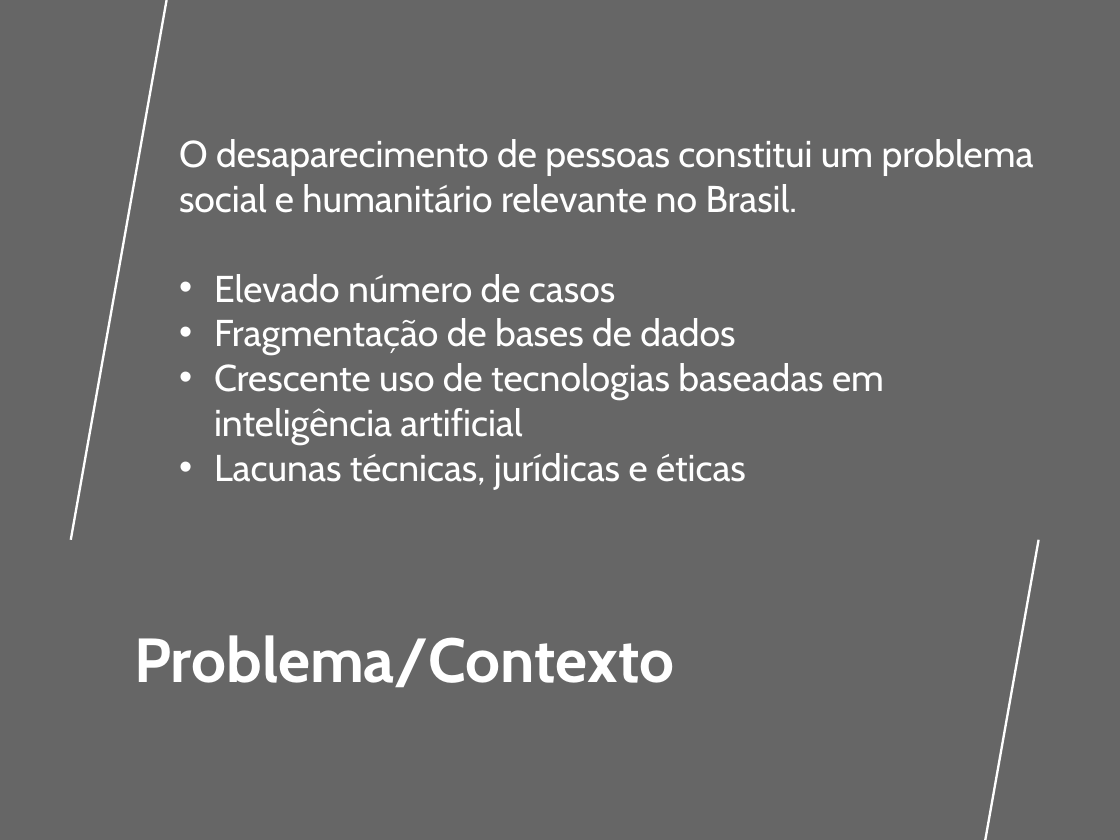
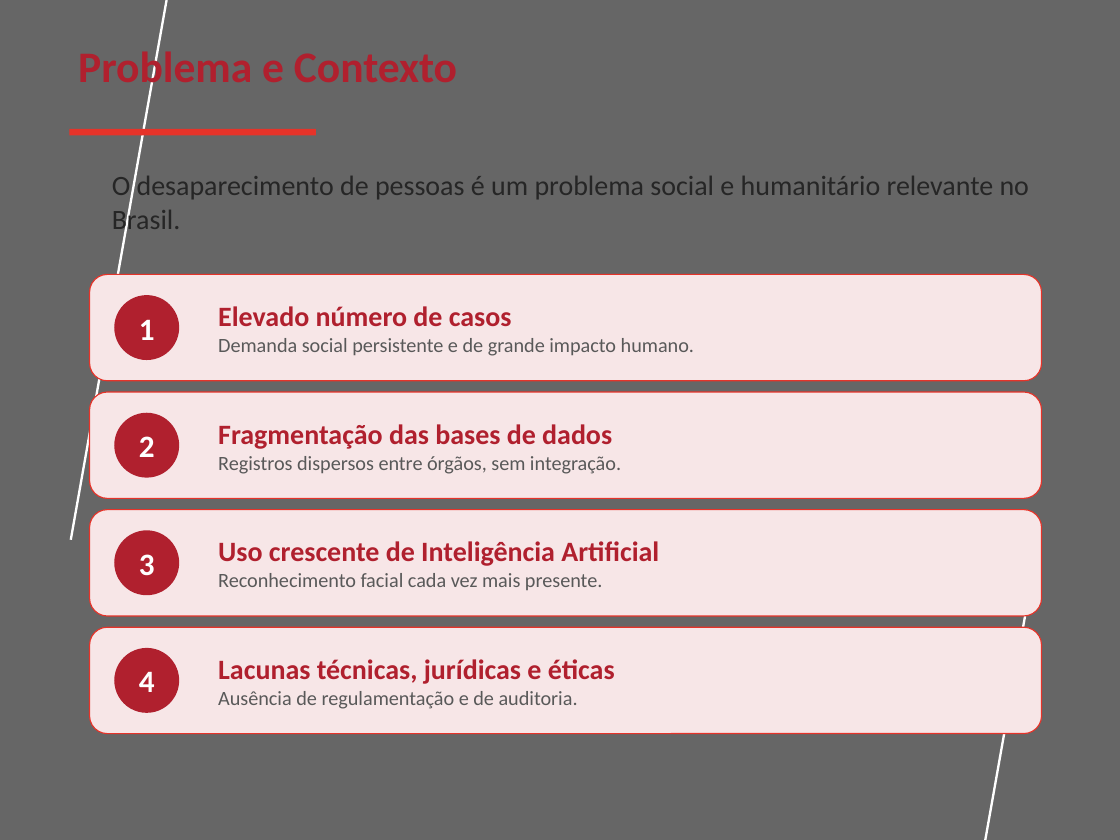
Before and after one commit to saxsoares/TCC-UNIVESP-2026, a slide deck: slide 3 of Apresentação TCC.pptx. Drawn at 1120x840 pixels with LibreOffice and Linux fonts; fonts in the diff are those of the drawing; background and template pictures are left out. Boxes give left, top, right and bottom in pixels: in the first picture for what was removed or moved away, otherwise in the second. Text is boxed around its words. In the diff, an @@ line names an element or a change of style, - is before the commit and + after.

```diff
--- a/Apresentação TCC.pptx
+++ b/Apresentação TCC.pptx
@@ text added at [78, 46, 252, 93], 28 pt, text #B0202E, bold @@
+Problema e Contexto
@@ rectangle added at [69, 129, 316, 136], fill #E63329 @@
@@ text at [112, 176, 1029, 236]: text changed; size 24 to 18 pt; font Cabin to Calibri; text colour #FFFFFF to #262626 @@
-O desaparecimento de pessoas constitui um problema social e humanitário relevante no Brasil.
-• Elevado número de casos
-• Fragmentação de bases de dados
-• Crescente uso de tecnologias baseadas em inteligência artificial
-• Lacunas técnicas, jurídicas e éticas
+O desaparecimento de pessoas é um problema social e humanitário relevante no Brasil.
@@ rounded rectangle added at [90, 274, 1042, 381], fill #F7E6E7, outline #E63329 0.75 pt @@
@@ ellipse added at [114, 295, 179, 360], fill #B0202E, 20 pt, text #FFFFFF, bold @@
+1
@@ text added at [218, 306, 694, 356], 13 pt, text #595959 @@
+Elevado número de casos
+Demanda social persistente e de grande impacto humano.
@@ rounded rectangle added at [90, 392, 1042, 498], fill #F7E6E7, outline #E63329 0.75 pt @@
@@ ellipse added at [114, 413, 179, 478], fill #B0202E, 20 pt, text #FFFFFF, bold @@
+2
@@ text added at [218, 424, 621, 474], 13 pt, text #595959 @@
+Fragmentação das bases de dados
+Registros dispersos entre órgãos, sem integração.
@@ rounded rectangle added at [90, 510, 1042, 616], fill #F7E6E7, outline #E63329 0.75 pt @@
@@ ellipse added at [114, 531, 179, 596], fill #B0202E, 20 pt, text #FFFFFF, bold @@
+3
@@ text added at [218, 541, 659, 590], 13 pt, text #595959 @@
+Uso crescente de Inteligência Artificial
+Reconhecimento facial cada vez mais presente.
@@ rounded rectangle added at [90, 627, 1042, 734], fill #F7E6E7, outline #E63329 0.75 pt @@
@@ ellipse added at [114, 648, 179, 713], fill #B0202E, 20 pt, text #FFFFFF, bold @@
+4
@@ title removed at [134, 635, 674, 688] @@
-Problema/Contexto
@@ text added at [218, 659, 615, 709], 13 pt, text #595959 @@
+Lacunas técnicas, jurídicas e éticas
+Ausência de regulamentação e de auditoria.
```
Also in this commit, not shown: 17 other slides changed, 4 slides added, 3 slides removed, 2 other files.
